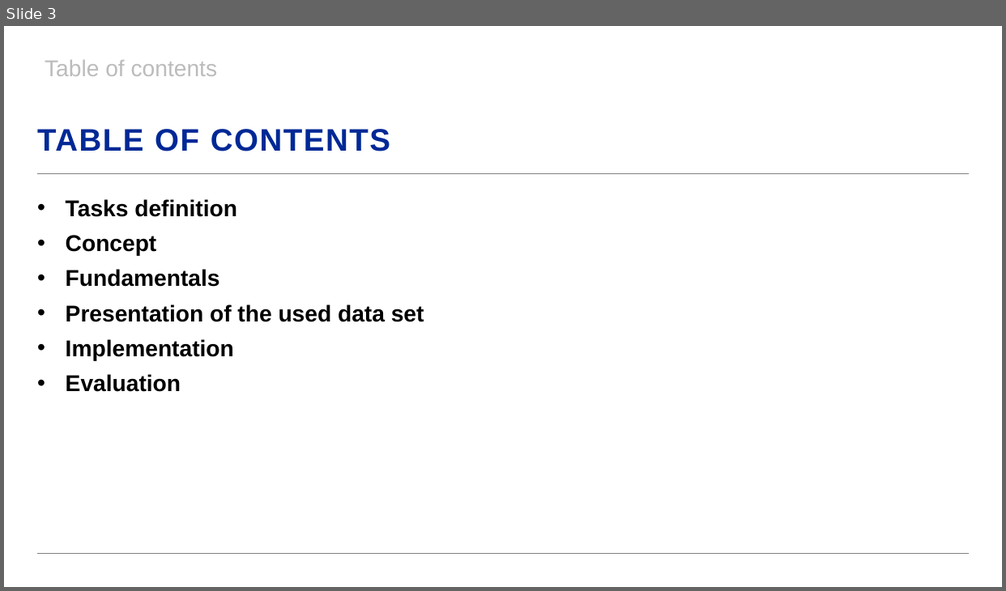
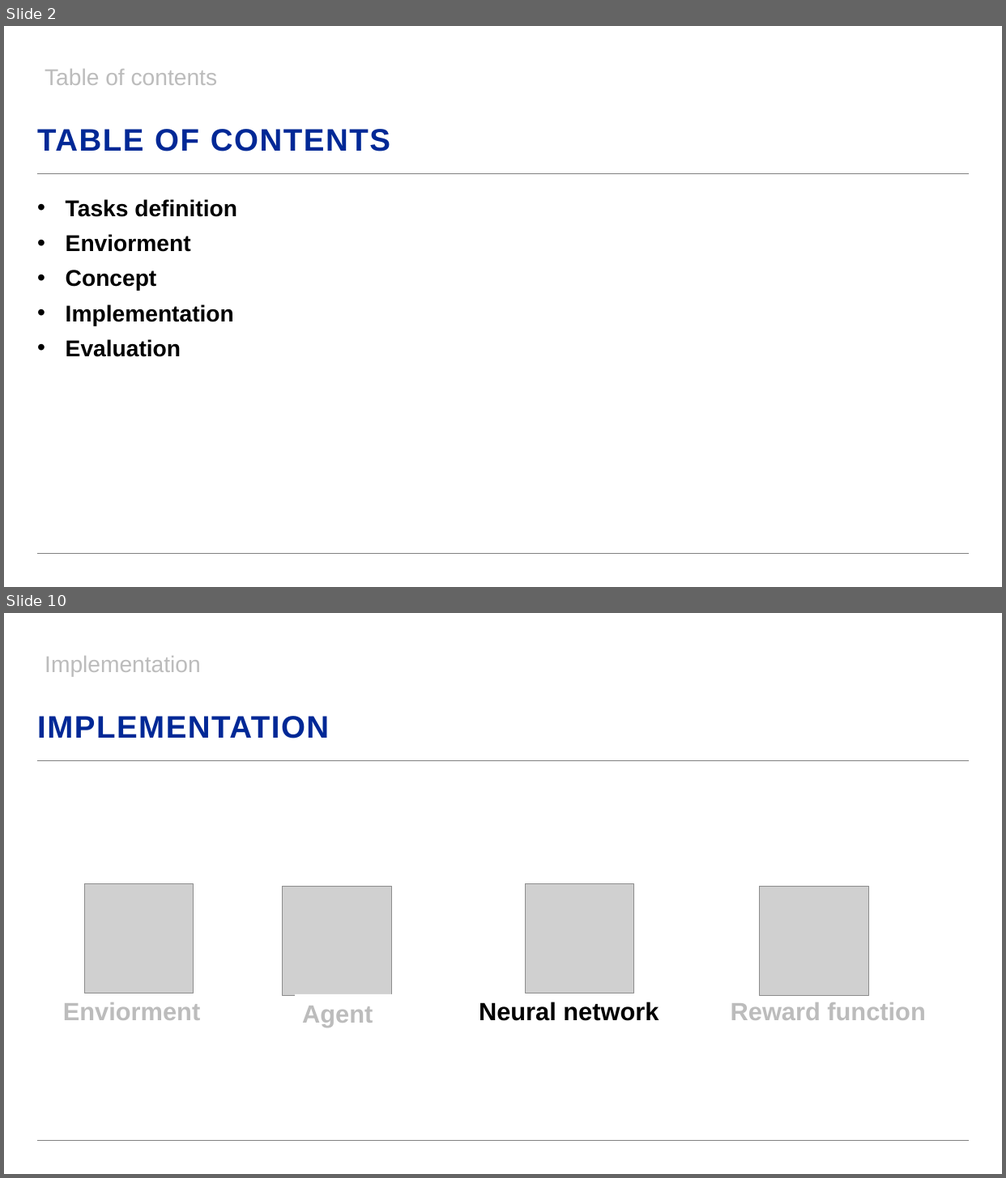
Before and after one commit to dominik-buecher/Architectur_Planning, a slide deck: Architecture_and_Planning.pptx. Shown one above the other, each under a label of ours: slide 3 before the commit, slides 2 and 10 after it; the slides between them are not shown. The pictures are 1006x591 and 1006x1178 pixels, drawn with LibreOffice and Linux fonts; fonts in the diff are those of the drawing; grey boxes stand for pictures; background and template pictures are left out. Boxes give left, top, right and bottom in pixels: in the first picture for what was removed or moved away, otherwise in the second. Text is boxed around its words. In the diff, an @@ line names an element or a change of style, - is before the commit and + after.

```diff
--- a/Architecture_and_Planning.pptx
+++ b/Architecture_and_Planning.pptx
@@ slide 10 added at [4,613,1002,1174], background #FFFFFF; not listed: 2 template elements that a slide beside it also shows @@
@@ text added at [44,656,201,677], 22 pt, text #BCBCBC @@
+Implementation
@@ title added at [37,716,329,739], 30 pt, text #002896, bold @@
+IMPLEMENTATION
@@ picture added at [84,884,194,994] @@
@@ picture added at [283,886,392,995] @@
@@ picture added at [525,884,634,994] @@
@@ picture added at [760,886,868,995] @@
@@ rectangle added at [296,995,402,1033], fill #FFFFFF, 24 pt, text #BCBCBC, bold @@
+Agent
@@ text added at [63,1003,200,1020], 24 pt, text #BCBCBC, bold @@
+Enviorment
@@ text added at [479,1002,658,1021], 24 pt, text #000000, bold @@
+Neural network
@@ text added at [731,1003,925,1020], 24 pt, text #BCBCBC, bold @@
+Reward function
@@ what was slide 3 is now slide 2 @@
@@ slide 2 changed as well @@
@@ text "Table of contents": place and size @@
-text "Table of contents" at [44,60,218,76]
+text "Table of contents" at [44,69,218,85]
@@ text at [66,234,191,252]: paragraph added @@
+• Enviorment
@@ text at [66,269,424,322]: paragraphs removed @@
-• Fundamentals
-• Presentation of the used data set
```
Also in this commit, not shown: 12 other slides added, 5 slides removed, 21 other files.
